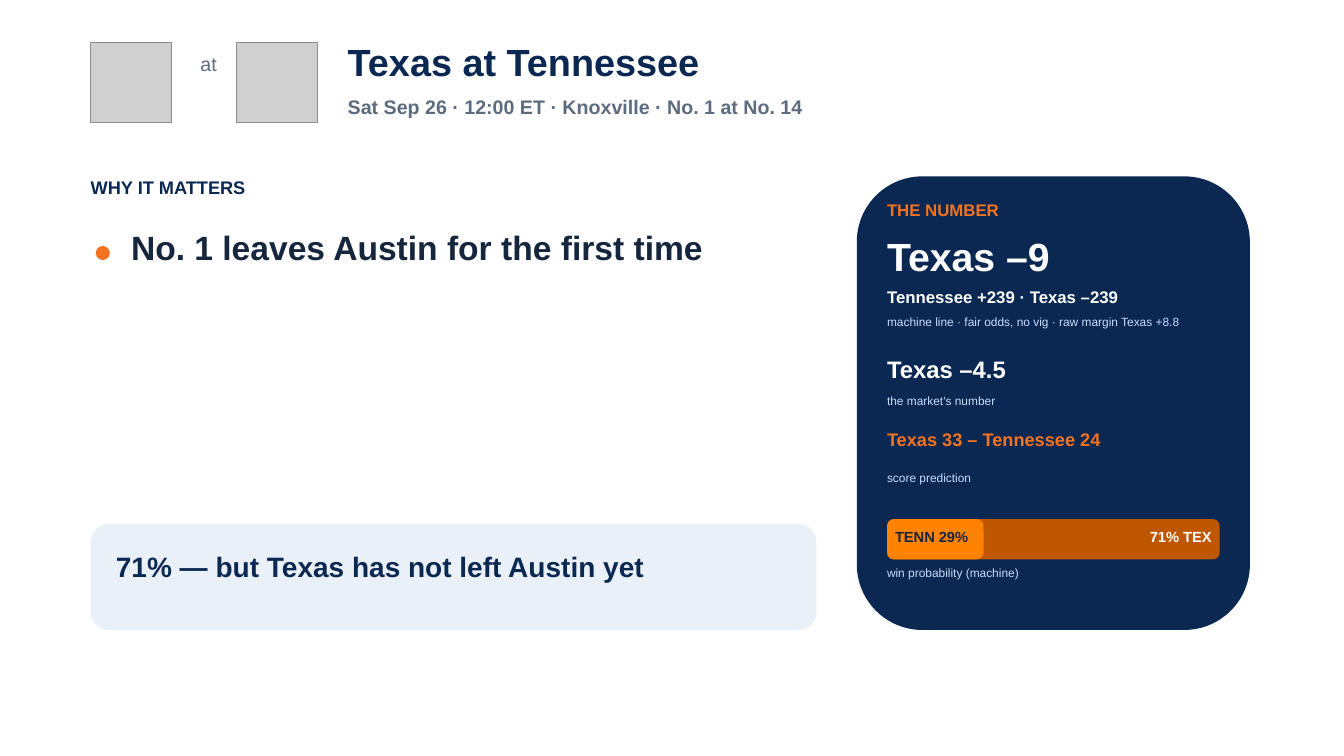
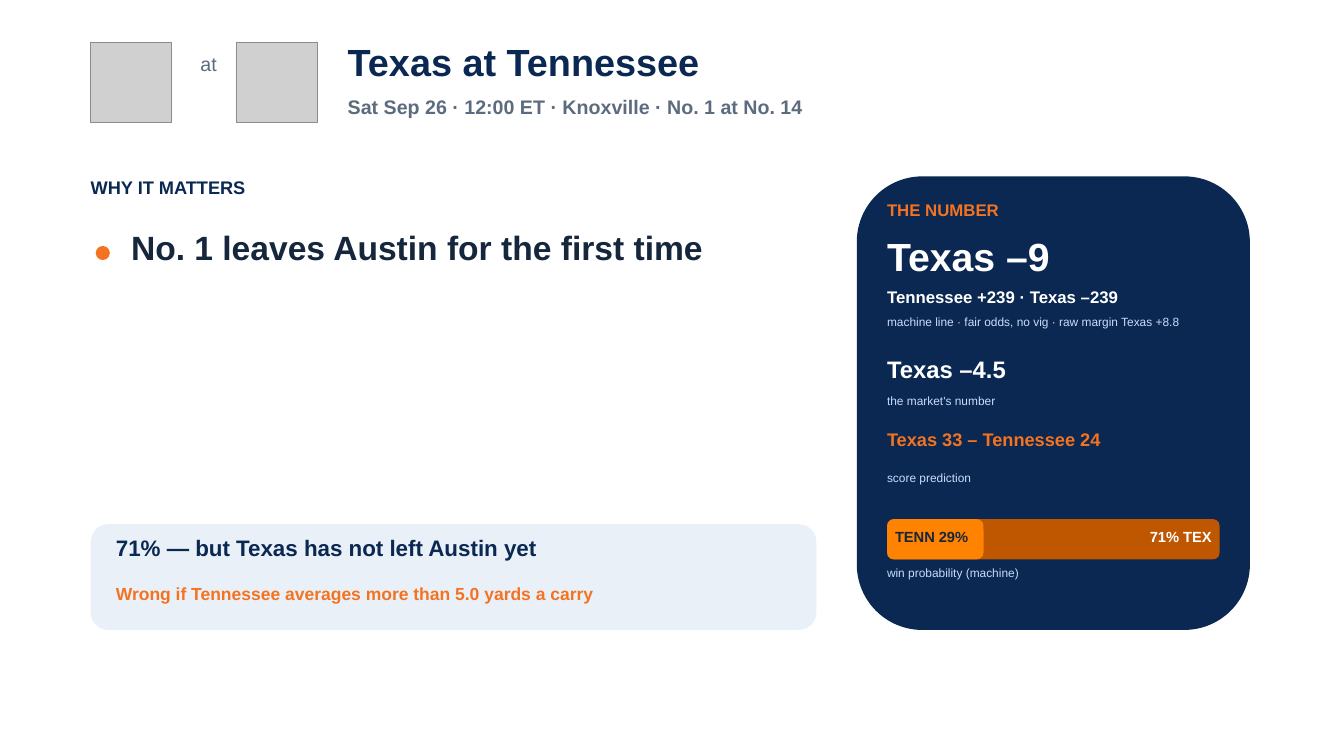
Before and after one commit to lucasalvarezflorida-lab/ncaa-fbs-analytics, a slide deck: slide 6 of decks/2026_Week4_Episode5.pptx. Drawn at 1344x756 pixels with LibreOffice and Linux fonts; fonts in the diff are those of the drawing; grey boxes stand for pictures. Boxes give left, top, right and bottom in pixels: in the first picture for what was removed or moved away, otherwise in the second. Text is boxed around its words. In the diff, an @@ line names an element or a change of style, - is before the commit and + after.

```diff
--- a/decks/2026_Week4_Episode5.pptx
+++ b/decks/2026_Week4_Episode5.pptx
@@ text "71% — but Texas has ...": place and size @@
-text "71% — but Texas has ..." at <box>116,556,643,582</box>
+text "71% — but Texas has ..." at <box>116,539,536,561</box>
@@ text "71% — but Texas has ..." at <box>116,539,536,561</box>: size 20 to 16 pt @@
@@ text added at <box>116,587,593,604</box>, 12.5 pt, text #F47321, bold @@
+Wrong if Tennessee averages more than 5.0 yards a carry
```
Also in this commit, not shown: 4 other slides changed, 10 other files.
